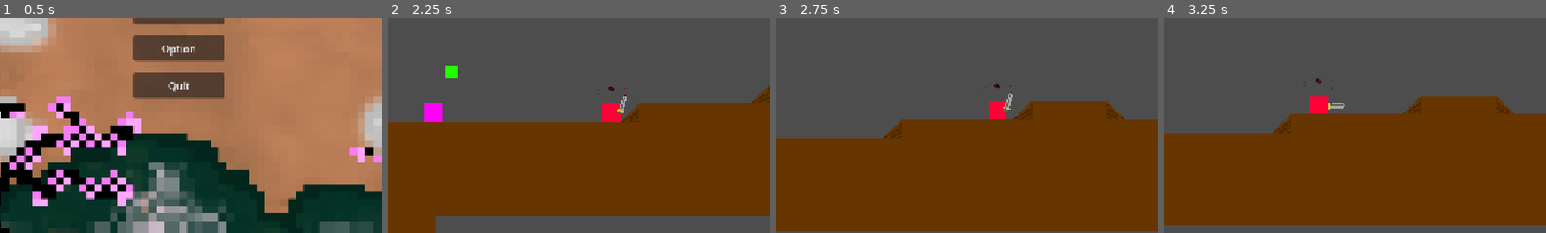
Above: before the commit, frames 1-4 (left to right).
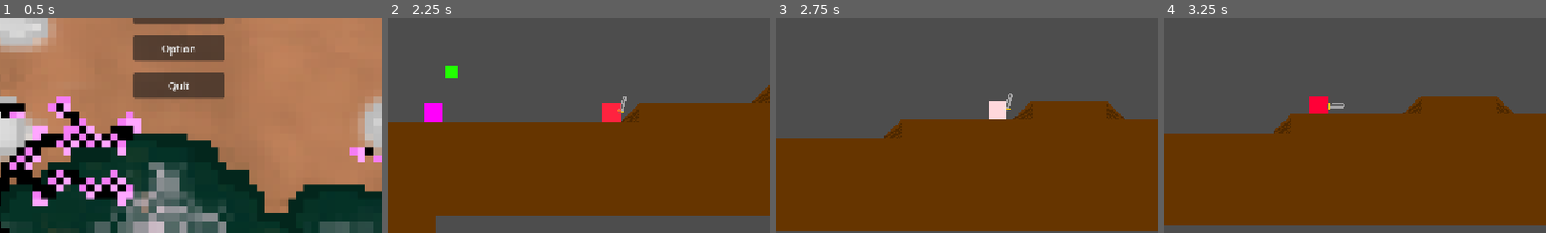
Above: after the commit, the same moments.

Repository: battlecatslover11/13EOYP-Game
Game: Godot game, scene res://MenuAssets/Title_Screen.tscn
The game is run twice, just before and just after one commit, with the same random seed, the same clock (stepped at 60 frames per second) and the same inputs.
Inputs:
- Up to frame 1 (0.5 s): no input
- Up to frame 2 (2.25 s): click "Start" at 0.5 s; hold Right (right) from 1.28 s (still down); tap X (attack) at 1.35 s; tap Up (jump) at 1.52 s; tap Shift (dash) at 2.1 s
- Up to frame 3 (2.75 s): keep holding Right (right); tap Up (jump) at 2.27 s
- Up to frame 4 (3.25 s): release Right (right) at 2.78 s; hold Left (left) from 2.78 s (still down); tap X (attack) at 2.85 s
The pictures show only the part of the screen within x 26-76%, y 27-77%; the shares and areas given below are measured in that part.

Frame 1 is identical in both runs. In frame 2, 0.5% of the frame differs, in the area x 54-63%, y 32-49%; in frame 3, 0.4%; in frame 4, less than 0.1%.

Commit message:
death animation now plays

Diff:
--- a/ItemAssets/Collectible_Healing.tscn
+++ b/ItemAssets/Collectible_Healing.tscn
@@ -28,4 +28,5 @@
 [node name="CollisionShape2D" type="CollisionShape2D" parent="." unique_id=308634606]
 shape = SubResource("RectangleShape2D_vpnsq")
 
+[connection signal="area_entered" from="." to="." method="_on_area_entered"]
 [connection signal="body_entered" from="." to="." method="_on_body_entered"]
--- a/Main_Scene.tscn
+++ b/Main_Scene.tscn
@@ -1,6 +1,6 @@
 [gd_scene format=3 uid="uid://d2jrevs0bt4m2"]
 
-[ext_resource type="Script" uid="uid://bvr7s3qmxsmau" path="res://main_scene.gd" id="1_4ityq"]
+[ext_resource type="Script" uid="uid://bvr7s3qmxsmau" path="res://Scripts/main_scene.gd" id="1_4ityq"]
 [ext_resource type="Texture2D" uid="uid://c25yh60ymc7tn" path="res://BlockAssets/placeholder grid.png" id="1_8sucx"]
 [ext_resource type="PackedScene" uid="uid://4s5un8f7wmr2" path="res://PlayerAssets/Player.tscn" id="2_7fr83"]
 [ext_resource type="Texture2D" uid="uid://8c764ksmlags" path="res://BlockAssets/placeholder slope.png" id="2_tkmsp"]
--- a/MenuAssets/death_menu.tscn
+++ b/MenuAssets/death_menu.tscn
@@ -1,6 +1,6 @@
 [gd_scene format=3 uid="uid://dqrioj75fph8y"]
 
-[ext_resource type="Script" uid="uid://bimcjktxemevh" path="res://death_menu.gd" id="1_slo56"]
+[ext_resource type="Script" uid="uid://bimcjktxemevh" path="res://Scripts/death_menu.gd" id="1_slo56"]
 
 [node name="DeathMenu" type="Control" unique_id=1898454530]
 layout_mode = 3
--- a/PlayerAssets/Player.tscn
+++ b/PlayerAssets/Player.tscn
@@ -221,6 +221,9 @@
 animations = [{
 "frames": [{
 "duration": 1.0,
+"texture": null
+}, {
+"duration": 1.0,
 "texture": SubResource("AtlasTexture_vypit")
 }, {
 "duration": 1.0,
@@ -269,7 +272,7 @@
 "texture": SubResource("AtlasTexture_aakid")
 }],
 "loop": 0,
-"name": &"new_animation",
+"name": &"explode",
 "speed": 20.0
 }]
 
@@ -331,15 +334,13 @@
 shape = SubResource("RectangleShape2D_vpnsq")
 
 [node name="HurtTimer" type="Timer" parent="." unique_id=1242859910]
-wait_time = 0.5
+wait_time = 1.5
 
 [node name="AnimatedSprite2D2" type="AnimatedSprite2D" parent="." unique_id=1172276891]
 position = Vector2(2.0000005, -16.000002)
 scale = Vector2(0.4175, 0.4175)
 sprite_frames = SubResource("SpriteFrames_q30hd")
-animation = &"new_animation"
-frame = 15
-frame_progress = 1.0
+animation = &"explode"
 
 [node name="DeathTimer" type="Timer" parent="." unique_id=1387865381]
 wait_time = 0.5
@@ -348,3 +349,4 @@
 [connection signal="timeout" from="DashTimer" to="." method="_on_dash_timer_timeout"]
 [connection signal="timeout" from="DashTimer2" to="." method="_on_dash_timer_2_timeout"]
 [connection signal="area_entered" from="hurtbox" to="." method="_on_hurtbox_area_entered"]
+[connection signal="area_exited" from="hurtbox" to="." method="_on_hurtbox_area_exited"]
--- /dev/null
+++ b/Scripts/global.gd
@@ -0,0 +1,3 @@
+extends Node
+
+var current_health: int = 3
--- a/Scripts/player.gd
+++ b/Scripts/player.gd
@@ -18,6 +18,7 @@
 var knockback_speed = 250
 var knockback_power = 25
 var is_hurt:bool = false
+var enemy_collisions = []
 @export var slash_time:float = 0.1
 @export var sword_return_time:float = 0.4
 @export var weapon_damage:float = 1
@@ -25,7 +26,7 @@
 @onready var current_health:int = max_health
 @onready var effects = $Effect
 @onready var hurt_timer = $HurtTimer
-@onready var death_timer = $DeathTimer
+
 
 func ready():
 	effects.play("RESET")
@@ -41,8 +42,10 @@
 const wall_friction:float = 22.5
 const dashspeed = 420
 @onready var flip = $AnimatedSprite2D
+@onready var death_sprite = $AnimatedSprite2D2
 
 func _physics_process(delta):
+	set_physics_process(true)
 	var x_input := Input.get_axis("left", "right")
 	var velocity_weight: float = delta * (acceleration if x_input else friction)
 
@@ -120,10 +123,12 @@
 	if is_hurt:
 		return
 	if area.name == "hurtbox":
+		enemy_collisions.append(area)
 		current_health -= 1
 		if current_health <= 0:
-			$AnimatedSprite2D2.play()
-			death_timer.start()
+			set_physics_process(false)
+			death_sprite.play("explode")
+			await get_tree().create_timer(0.5).timeout
 			get_tree().change_scene_to_file("res://MenuAssets/death_menu.tscn")
 		health_changed.emit(current_health)
 		is_hurt = true
@@ -135,9 +140,12 @@
 		effects.play("RESET")
 		is_hurt = false
 
-
 func knockback():
 	velocity.x = knockback_speed
 	var knockback_direction = velocity.x * -dir
 	velocity.x = knockback_direction
 	move_and_slide()
+
+
+func _on_hurtbox_area_exited(area):
+	enemy_collisions.erase(area)
--- a/project.godot
+++ b/project.godot
@@ -13,6 +13,10 @@
 config/name="13PRG Game"
 run/main_scene="uid://blfi6l8dfsb7a"
 config/features=PackedStringArray("4.7", "Forward Plus")
+
+[autoload]
+
+Global="*uid://cs3cj32cqlu27"
 
 [display]
 
Renamed: death_menu.gd -> Scripts/death_menu.gd
Renamed: death_menu.gd.uid -> Scripts/death_menu.gd.uid
Not shown, added: Scripts/global.gd.uid
Renamed: main_scene.gd -> Scripts/main_scene.gd
Renamed: main_scene.gd.uid -> Scripts/main_scene.gd.uid
